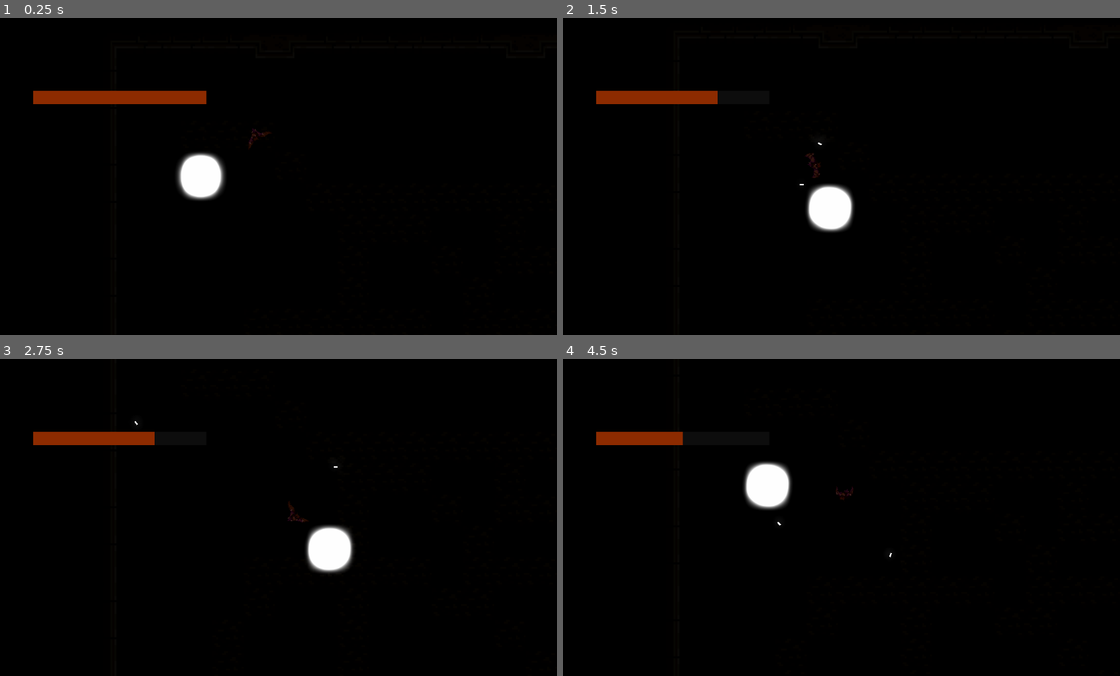
Above: before the commit, frames 1-4 (two rows, left to right).
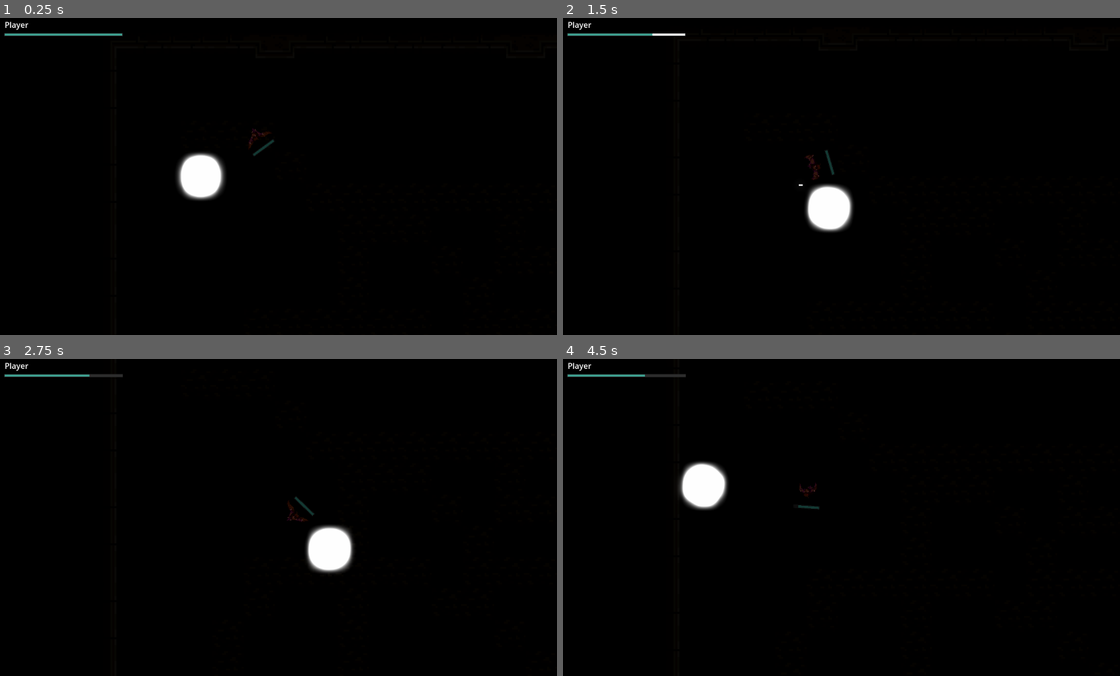
Above: after the commit, the same moments.

Repository: mushyalienstar/Milton-Game-Jam
Game: Godot game, scene res://world.tscn
The game is run twice, just before and just after one commit, with the same random seed, the same clock (stepped at 60 frames per second) and the same inputs.
Inputs (mouse positions are in pixels of both pictures, inside the frame that each line leads up to):
- Up to frame 1 (0.25 s): no input
- Up to frame 2 (1.5 s): move the mouse to (964, 160) at 0.52 s; hold D (right) 0.53-1.28 s; click (964, 160) at 0.6 s; move the mouse to (724, 192) at 1.27 s; hold S (down) from 1.28 s (still down); click (724, 192) at 1.35 s
- Up to frame 3 (2.75 s): move the mouse to (328, 447) at 2.02 s; release S (down) at 2.03 s; hold D (right) from 2.03 s (still down); click (328, 447) at 2.1 s
- Up to frame 4 (4.5 s): move the mouse to (808, 580) at 2.77 s; release D (right) at 2.78 s; hold W (up) 2.78-3.53 s; click (808, 580) at 2.85 s; tap Enter at 3.5 s; move the mouse to (1008, 565) at 3.52 s; hold A (left) from 3.53 s (still down); click (1008, 565) at 3.6 s; tap R (reload, bound only after the commit) at 4.15 s; move the mouse to (668, 469) at 4.27 s; click (668, 469) at 4.35 s

The runs differ from the first frame. In frame 1, 1.6% of the frame differs, in the area x 0-50%, y 1-44%; in frame 2, 1.4%; in frame 3, 1.2%; in frame 4, 3.3%, in the area x 0-60%, y 1-63%.

Commit message:
healthbars implemented

Diff:
--- a/bullet.tres.gd
+++ b/bullet.tres.gd
@@ -15,6 +15,10 @@
 	gravity_scale = 0
 
 
-#func _on_area_2d_area_entered(area):
-#	if area.is_in_group("enemy"):
-		#print("yourmom")
+func _on_area_2d_body_entered(body):
+	if body.name =="TileMap":
+		queue_free()
+
+func _on_area_2d_area_entered(area):
+	if area.is_in_group("enemy"):
+		queue_free()
--- a/bullet.tscn
+++ b/bullet.tscn
@@ -20,6 +20,7 @@
 [node name="Sprite2D" type="Sprite2D" parent="."]
 
 [node name="Area2D" type="Area2D" parent="." groups=["bullet"]]
+collision_mask = 5
 
 [node name="CollisionShape2D" type="CollisionShape2D" parent="Area2D"]
 position = Vector2(-0.0421319, -0.0263673)
@@ -30,3 +31,4 @@
 texture = ExtResource("1_sbq5u")
 
 [connection signal="area_entered" from="Area2D" to="." method="_on_area_2d_area_entered"]
+[connection signal="body_entered" from="Area2D" to="." method="_on_area_2d_body_entered"]
--- a/enemy.gd
+++ b/enemy.gd
@@ -1,9 +1,14 @@
 extends CharacterBody2D
 
 var motion = Vector2()
+var health = 6
+@onready var healthbar = $Healthbar
+
 
 func _ready():
-	pass
+	health = 6
+	#on_dead = die
+	healthbar.init_health(health)
 
 func _physics_process(delta: float) -> void:
 	# Get the player node from the parent scene, which should be the root of the current scene
@@ -18,6 +23,12 @@
 		print("Player node not found!")
 
 
+
+
 func _on_area_2d_area_entered(area):
 	if area.is_in_group("bullet"):
-		print("enemy shotd")
+		health -= 1
+
+		healthbar.health = health
+		if health <= 0:
+			queue_free()
--- a/enemy.tscn
+++ b/enemy.tscn
@@ -1,7 +1,8 @@
-[gd_scene load_steps=10 format=3 uid="uid://ban2mu7mql0bg"]
+[gd_scene load_steps=11 format=3 uid="uid://ban2mu7mql0bg"]
 
 [ext_resource type="Script" path="res://enemy.gd" id="1_giwxa"]
 [ext_resource type="Texture2D" uid="uid://cnl47e30t7e83" path="res://Bat.png" id="2_l2dg6"]
+[ext_resource type="PackedScene" uid="uid://d1shb0djqox22" path="res://healthbar.tscn" id="3_84uq0"]
 
 [sub_resource type="AtlasTexture" id="AtlasTexture_k2q51"]
 atlas = ExtResource("2_l2dg6")
@@ -43,13 +44,13 @@
 size = Vector2(32, 20)
 
 [sub_resource type="RectangleShape2D" id="RectangleShape2D_prb4x"]
-size = Vector2(34, 22)
+size = Vector2(38.6667, 24.6667)
 
 [node name="Enemy" type="CharacterBody2D"]
 modulate = Color(0.366595, 0.366595, 0.366595, 1)
 light_mask = 0
 scale = Vector2(1.5, 1.5)
-collision_layer = 5
+collision_layer = 4
 collision_mask = 11
 script = ExtResource("1_giwxa")
 
@@ -63,9 +64,16 @@
 shape = SubResource("RectangleShape2D_mv1m7")
 
 [node name="Area2D" type="Area2D" parent="." groups=["enemy"]]
+collision_mask = 9
 
 [node name="CollisionShape2D" type="CollisionShape2D" parent="Area2D"]
-position = Vector2(1, 1)
+position = Vector2(1.33333, 1)
 shape = SubResource("RectangleShape2D_prb4x")
 
+[node name="Healthbar" parent="." instance=ExtResource("3_84uq0")]
+offset_left = -15.3333
+offset_top = -20.0
+offset_right = 18.6667
+offset_bottom = -17.0
+
 [connection signal="area_entered" from="Area2D" to="." method="_on_area_2d_area_entered"]
--- /dev/null
+++ b/enemy_healthbar.gd
@@ -0,0 +1,30 @@
+extends ProgressBar
+
+@onready var damage_bar = $DamageBar
+@onready var timer = $Timer
+
+var health = 0: set = _set_health
+
+func _set_health(new_health):
+	var prev_health = health
+	health = min(max_value, new_health)
+	value = health
+
+	if health <= 0:
+		queue_free()
+
+	if health < prev_health:
+		timer.start()
+	else:
+		damage_bar.value = health
+
+func init_health(_health):
+	health = _health
+	max_value = health
+	value = health
+	damage_bar.max_value = health
+	damage_bar.value = health
+
+
+func _on_timer_timeout():
+	damage_bar.value = health
--- a/health_bar.tscn
+++ /dev/null
@@ -1,16 +0,0 @@
-[gd_scene load_steps=3 format=3 uid="uid://cnuruavlpcvat"]
-
-[sub_resource type="StyleBoxFlat" id="StyleBoxFlat_8hfou"]
-bg_color = Color(0.0519709, 0.051971, 0.0519709, 1)
-
-[sub_resource type="StyleBoxFlat" id="StyleBoxFlat_qynh0"]
-bg_color = Color(0.55379, 0.168872, 0, 1)
-
-[node name="HealthBar" type="ProgressBar"]
-offset_right = 354.0
-offset_bottom = 27.0
-theme_override_styles/background = SubResource("StyleBoxFlat_8hfou")
-theme_override_styles/fill = SubResource("StyleBoxFlat_qynh0")
-max_value = 10.0
-value = 5.0
-show_percentage = false
--- /dev/null
+++ b/healthbar.tscn
@@ -0,0 +1,49 @@
+[gd_scene load_steps=6 format=3 uid="uid://d1shb0djqox22"]
+
+[ext_resource type="Script" path="res://enemy_healthbar.gd" id="1_quena"]
+
+[sub_resource type="StyleBoxEmpty" id="StyleBoxEmpty_2gl6w"]
+
+[sub_resource type="StyleBoxFlat" id="StyleBoxFlat_50qfe"]
+bg_color = Color(0.240538, 0.617506, 0.558915, 1)
+
+[sub_resource type="StyleBoxFlat" id="StyleBoxFlat_qf6cn"]
+bg_color = Color(0.180005, 0.180005, 0.180005, 1)
+expand_margin_left = 1.0
+expand_margin_top = 1.0
+expand_margin_right = 1.0
+expand_margin_bottom = 1.0
+shadow_color = Color(0, 0, 0, 0.27451)
+shadow_offset = Vector2(0, 1)
+
+[sub_resource type="StyleBoxFlat" id="StyleBoxFlat_08lue"]
+bg_color = Color(1, 1, 1, 1)
+
+[node name="Healthbar" type="ProgressBar"]
+z_index = 1
+offset_right = 240.0
+offset_bottom = 4.0
+theme_override_styles/background = SubResource("StyleBoxEmpty_2gl6w")
+theme_override_styles/fill = SubResource("StyleBoxFlat_50qfe")
+value = 60.0
+show_percentage = false
+script = ExtResource("1_quena")
+
+[node name="DamageBar" type="ProgressBar" parent="."]
+z_index = -1
+layout_mode = 1
+anchors_preset = 15
+anchor_right = 1.0
+anchor_bottom = 1.0
+grow_horizontal = 2
+grow_vertical = 2
+theme_override_styles/background = SubResource("StyleBoxFlat_qf6cn")
+theme_override_styles/fill = SubResource("StyleBoxFlat_08lue")
+value = 80.0
+show_percentage = false
+
+[node name="Timer" type="Timer" parent="."]
+wait_time = 0.3
+one_shot = true
+
+[connection signal="timeout" from="Timer" to="." method="_on_timer_timeout"]
--- a/player.gd
+++ b/player.gd
@@ -1,18 +1,26 @@
 extends CharacterBody2D
+
+signal weapon_out_of_ammo
 
 @export var speed: float = 400.0  # Player movement speed
 @export var bullet_speed: float = 500.0  # Speed of bullets
 @export var bullet_scene: PackedScene = preload("res://bullet.tscn")  # Path to your bullet scene
 @export var enemy_scene: PackedScene = preload("res://Enemy.tscn")    # Path to your enemy scene
 @onready var sfx_shoot = $sfx_shoot
-@onready var health_bar = $"../CanvasLayer/HealthBar"
+@onready var healthbar = $CanvasLayer/Healthbar
 
-var hp = 10
+
+var health: float = 10.0
+var max_ammo: int = 10
+var current_ammo: int = max_ammo
+var player_touching: bool = false
 
 func _ready() -> void:
+	health = 10.0
+	healthbar.init_health(health)
 	# Instantiate and add the enemy to the scene at the start
 	var enemy_instance = enemy_scene.instantiate()
-	health_bar.value = hp
+	#health_bar.value = hp
 
 	# Optionally, set the position of the enemy (e.g., center of the screen)
 	var viewport_size = get_viewport().size
@@ -33,9 +41,15 @@
 		motion.x -= 1
 	if Input.is_action_pressed("right"):
 		motion.x += 1
+	if Input.is_action_just_pressed("reload"):
+		current_ammo = max_ammo
 
 	velocity = motion.normalized() * speed
 	move_and_slide()
+
+	if player_touching == true:
+		health -= 0.1
+		healthbar.health = health
 
 	# Rotate to face the mouse cursor
 	look_at(get_global_mouse_position())
@@ -46,19 +60,26 @@
 
 func fire():
 	# Spawn a bulletw
-	sfx_shoot.play()
-	var bullet_instance = bullet_scene.instantiate()
-	bullet_instance.position = position + Vector2(0, 0).rotated(rotation)  # Offset to avoid spawning inside the player
-	bullet_instance.rotation = rotation  # Set bullet's rotation to match player rotation
-	get_parent().add_child(bullet_instance)     # Add the bullet to the scene tree
+	if current_ammo != 0:
+		sfx_shoot.play()
+		var bullet_instance = bullet_scene.instantiate()
+		bullet_instance.position = position + Vector2(0, 0).rotated(rotation)  # Offset to avoid spawning inside the player
+		bullet_instance.rotation = rotation  # Set bullet's rotation to match player rotation
+		get_parent().add_child(bullet_instance)     # Add the bullet to the scene tree
+		current_ammo -= 1
+		if current_ammo == 0:
+			emit_signal("weapon_out_of_ammo")
 
-	# Set bullet's velocity to move it forward in the direction the player is facing
-	if bullet_instance is RigidBody2D:
-		var direction = Vector2.RIGHT.rotated(global_rotation) * bullet_speed
-		bullet_instance.set_linear_velocity(direction)
+		# Set bullet's velocity to move it forward in the direction the player is facing
+		if bullet_instance is RigidBody2D:
+			var direction = Vector2.RIGHT.rotated(global_rotation) * bullet_speed
+			bullet_instance.set_linear_velocity(direction)
 
 func _on_area_2d_area_entered(area):
 	if area.is_in_group("enemy"):
-		print("AHHHH YOU GOT Touched")
-		hp -= 1
-		health_bar.value = hp
+		player_touching = true
+
+
+
+func _on_area_2d_area_exited(area):
+	player_touching = false
--- a/player.tscn
+++ b/player.tscn
@@ -1,8 +1,9 @@
-[gd_scene load_steps=7 format=3 uid="uid://c4vyniubdjvfm"]
+[gd_scene load_steps=8 format=3 uid="uid://c4vyniubdjvfm"]
 
 [ext_resource type="Script" path="res://player.gd" id="1_icsjk"]
 [ext_resource type="Texture2D" uid="uid://c0n4orcbnh03m" path="res://player.png" id="2_yn68w"]
 [ext_resource type="AudioStream" uid="uid://dhumyupm5o738" path="res://shoot.mp3" id="3_2gtbf"]
+[ext_resource type="PackedScene" uid="uid://d1shb0djqox22" path="res://healthbar.tscn" id="4_2lrl2"]
 
 [sub_resource type="RectangleShape2D" id="RectangleShape2D_281yj"]
 size = Vector2(16, 16)
@@ -53,6 +54,8 @@
 limit_top = 0
 limit_right = 2560
 limit_bottom = 1530
+limit_smoothed = true
+rotation_smoothing_enabled = true
 drag_horizontal_enabled = true
 drag_vertical_enabled = true
 
@@ -60,4 +63,20 @@
 stream = ExtResource("3_2gtbf")
 volume_db = -16.0
 
+[node name="CanvasLayer" type="CanvasLayer" parent="."]
+
+[node name="Healthbar" parent="CanvasLayer" instance=ExtResource("4_2lrl2")]
+offset_left = 24.0
+offset_top = 32.0
+offset_right = 264.0
+offset_bottom = 36.0
+
+[node name="Label" type="Label" parent="CanvasLayer"]
+offset_left = 24.0
+offset_top = 2.0
+offset_right = 73.0
+offset_bottom = 25.0
+text = "Player"
+
 [connection signal="area_entered" from="Area2D" to="." method="_on_area_2d_area_entered"]
+[connection signal="area_exited" from="Area2D" to="." method="_on_area_2d_area_exited"]
--- a/project.godot
+++ b/project.godot
@@ -51,6 +51,11 @@
 "events": [Object(InputEventMouseButton,"resource_local_to_scene":false,"resource_name":"","device":-1,"window_id":0,"a …(258 unchanged characters)…
 ]
 }
+reload={
+"deadzone": 0.5,
+"events": [Object(InputEventKey,"resource_local_to_scene":false,"resource_name":"","device":-1,"window_id":0,"alt_pressed":false,"shift_pressed":false,"ctrl_pressed":false,"meta_pressed":false,"pressed":false,"keycode":0,"physical_keycode":82,"key_label":0,"unicode":114,"echo":false,"script":null)
+]
+}
 
 [layer_names]
 
--- a/world.tscn
+++ b/world.tscn
@@ -1,13 +1,12 @@
-[gd_scene load_steps=4 format=3 uid="uid://tx45s0cjgjd3"]
+[gd_scene load_steps=3 format=3 uid="uid://tx45s0cjgjd3"]
 
 [ext_resource type="PackedScene" uid="uid://e3mk1unnsky" path="res://tile_map.tscn" id="1_sf1ai"]
 [ext_resource type="PackedScene" uid="uid://c4vyniubdjvfm" path="res://player.tscn" id="2_l00m2"]
-[ext_resource type="PackedScene" uid="uid://cnuruavlpcvat" path="res://health_bar.tscn" id="3_qiiga"]
 
 [node name="world" type="Node2D"]
 position = Vector2(127, 64)
 
-[node name="TileMap" parent="." instance=ExtResource("1_sf1ai")]
+[node name="TileMap" parent="." groups=["tilemap"] instance=ExtResource("1_sf1ai")]
 modulate = Color(0.180005, 0.180005, 0.180005, 1)
 layer_0/tile_data = PackedInt32Array(-2, 327680, 5, 65534, 327680, 6, 131070, 327680, 4, -1, 393216, 5, 65535, 393216,  …(19985 unchanged characters)…
 layer_1/tile_data = PackedInt32Array()
@@ -15,11 +14,3 @@
 [node name="Player" parent="." instance=ExtResource("2_l00m2")]
 z_index = 1
 position = Vector2(298, 370)
-
-[node name="CanvasLayer" type="CanvasLayer" parent="."]
-
-[node name="HealthBar" parent="CanvasLayer" instance=ExtResource("3_qiiga")]
-offset_left = 82.0
-offset_top = 149.0
-offset_right = 436.0
-offset_bottom = 176.0
